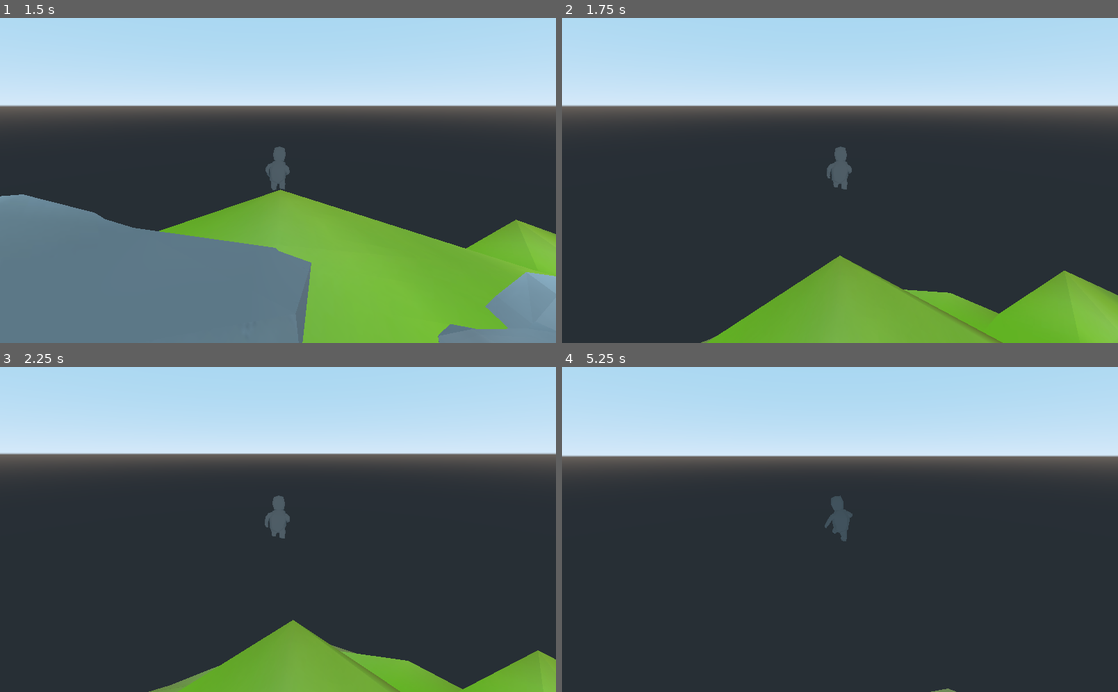
Above: before the commit, frames 1-4 (two rows, left to right).
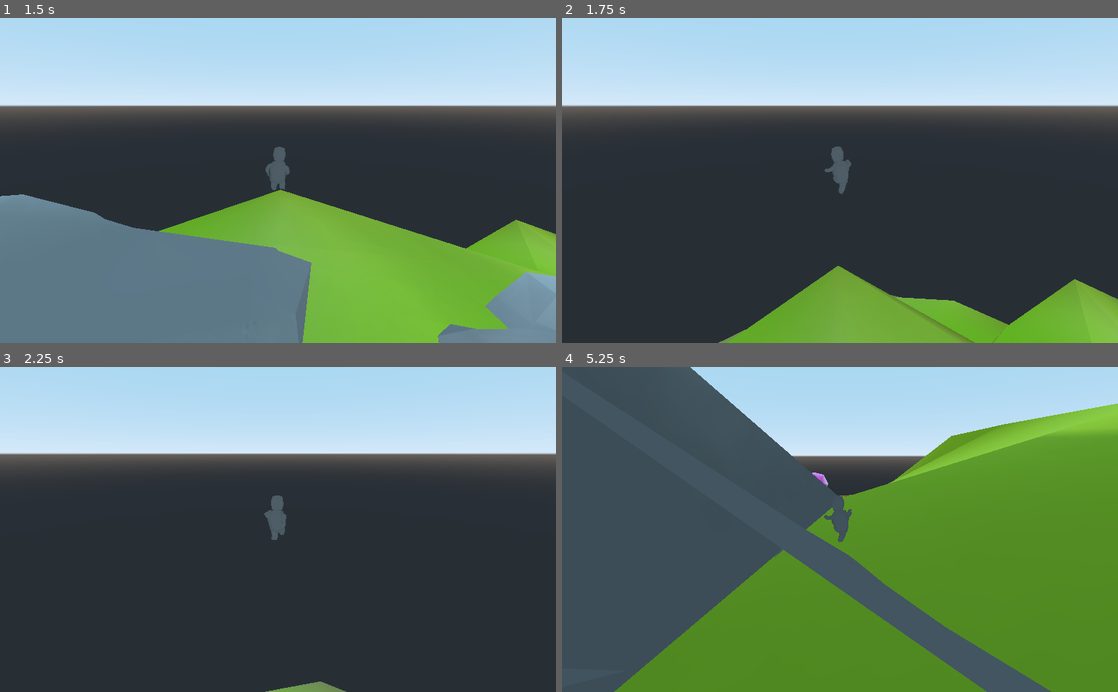
Above: after the commit, the same moments.

Repository: freskoulix/ggj-2021
Game: Godot game, scene res://scenes/RootScene.tscn
The game is run twice, just before and just after one commit, with the same random seed, the same clock (stepped at 60 frames per second) and the same inputs. Sound files missing from this copy of the repository are replaced by a short silence.
Inputs (mouse positions are in pixels of both pictures, inside the frame that each line leads up to):
- Up to frame 1 (1.5 s): click "Let's find out" at 0.5 s; move the mouse to (305, 180) at 1.27 s; hold W (move_forward) from 1.28 s (still down); tap Space (jump) at 1.35 s
- Up to frame 2 (1.75 s): keep holding W (move_forward); tap Space (jump) at 1.52 s
- Up to frame 3 (2.25 s): keep holding W (move_forward); tap Space (jump) at 1.82, 2.1 s; move the mouse to (250, 529) at 2.02 s
- Up to frame 4 (5.25 s): keep holding W (move_forward); tap Space (jump) at 2.27, 2.57, 2.85, 3.6, 3.77, 4.07, 4.35, 4.52, 4.82, 5.1 s; move the mouse to (851, 523) at 2.77 s; move the mouse to (834, 536) at 3.52 s; move the mouse to (878, 532) at 4.27 s; move the mouse to (795, 526) at 5.02 s

Frame 1 is identical in both runs. In frame 2, 2.8% of the frame differs, in the area x 25-100%, y 39-100%; in frame 3, 7.2%; in frame 4, 82%, in the area x 0-100%, y 0-100%.

Commit message:
Added animation loop transition for Jump

Diff:
--- a/scenes/Character.tscn
+++ b/scenes/Character.tscn
@@ -16,7 +16,7 @@
 
 [sub_resource type="AnimationNodeStateMachine" id=5]
 
-[sub_resource type="AnimationNodeStateMachineTransition" id=6]
+[sub_resource type="AnimationNodeStateMachine" id=6]
 
 [sub_resource type="AnimationNodeStateMachineTransition" id=7]
 
@@ -29,20 +29,29 @@
 [sub_resource type="AnimationNodeStateMachineTransition" id=11]
 
 [sub_resource type="AnimationNodeStateMachineTransition" id=12]
+
+[sub_resource type="AnimationNodeStateMachineTransition" id=13]
 switch_mode = 2
 auto_advance = true
 
-[sub_resource type="AnimationNodeStateMachineTransition" id=13]
+[sub_resource type="AnimationNodeStateMachineTransition" id=14]
 auto_advance = true
 
-[sub_resource type="AnimationNodeStateMachineTransition" id=14]
+[sub_resource type="AnimationNodeStateMachineTransition" id=15]
 switch_mode = 2
 auto_advance = true
 
-[sub_resource type="AnimationNodeStateMachineTransition" id=15]
+[sub_resource type="AnimationNodeStateMachineTransition" id=16]
 auto_advance = true
 
-[sub_resource type="AnimationNodeStateMachine" id=16]
+[sub_resource type="AnimationNodeStateMachineTransition" id=17]
+auto_advance = true
+
+[sub_resource type="AnimationNodeStateMachineTransition" id=18]
+switch_mode = 2
+auto_advance = true
+
+[sub_resource type="AnimationNodeStateMachine" id=19]
 states/Idle/node = SubResource( 1 )
 states/Idle/position = Vector2( -870.28, 36.656 )
 states/IdleLoop/node = SubResource( 2 )
@@ -53,17 +62,21 @@
 states/Running/position = Vector2( -635.28, 36.656 )
 states/RunningLoop/node = SubResource( 5 )
 states/RunningLoop/position = Vector2( -423.28, 35.1159 )
-transitions = [ "Idle", "Jump", SubResource( 6 ), "Idle", "Running", SubResource( 7 ), "Running", "Idle", SubResource( 8 ), "Jump", "Idle", SubResource( 9 ), "Running", "Jump", SubResource( 10 ), "Jump", "Running", SubResource( 11 ), "Running", "RunningLoop", SubResource( 12 ), "RunningLoop", "Running", SubResource( 13 ), "Idle", "IdleLoop", SubResource( 14 ), "IdleLoop", "Idle", SubResource( 15 ) ]
+states/StateMachine/node = SubResource( 6 )
+states/StateMachine/position = Vector2( -423.28, 208.656 )
+transitions = [ "Idle", "Jump", SubResource( 7 ), "Idle", "Running", SubResource( 8 ), "Running", "Idle", SubResource( 9 ), "Jump", "Idle", SubResource( 10 ), "Running", "Jump", SubResource( 11 ), "Jump", "Running", SubResource( 12 ), "Running", "RunningLoop", SubResource( 13 ), "RunningLoop", "Running", SubResource( 14 ), "Idle", "IdleLoop", SubResource( 15 ), "IdleLoop", "Idle", SubResource( 16 ), "StateMachine", "Jump", SubResource( 17 ), "Jump", "StateMachine", SubResource( 18 ) ]
 start_node = "Idle"
 graph_offset = Vector2( -1026.28, 5.19606 )
 
-[sub_resource type="AnimationNodeStateMachinePlayback" id=17]
+[sub_resource type="AnimationNodeStateMachinePlayback" id=20]
 
-[sub_resource type="AnimationNodeStateMachinePlayback" id=18]
+[sub_resource type="AnimationNodeStateMachinePlayback" id=21]
 
-[sub_resource type="AnimationNodeStateMachinePlayback" id=19]
+[sub_resource type="AnimationNodeStateMachinePlayback" id=22]
 
-[sub_resource type="CapsuleShape" id=20]
+[sub_resource type="AnimationNodeStateMachinePlayback" id=23]
+
+[sub_resource type="CapsuleShape" id=24]
 
 [node name="Root" type="Spatial"]
 
@@ -77,18 +90,19 @@
 playback_process_mode = 0
 
 [node name="AnimationTree" type="AnimationTree" parent="Player/PlayerModel"]
-tree_root = SubResource( 16 )
+tree_root = SubResource( 19 )
 anim_player = NodePath("../AnimationPlayer")
 active = true
 process_mode = 0
 root_motion_track = NodePath("Armature/Skeleton:root_motion")
-parameters/playback = SubResource( 17 )
-parameters/IdleLoop/playback = SubResource( 18 )
-parameters/RunningLoop/playback = SubResource( 19 )
+parameters/playback = SubResource( 20 )
+parameters/IdleLoop/playback = SubResource( 21 )
+parameters/RunningLoop/playback = SubResource( 22 )
+parameters/StateMachine/playback = SubResource( 23 )
 
 [node name="CollisionShape" type="CollisionShape" parent="Player"]
 transform = Transform( 0.05, 0, 0, 0, -8.14603e-09, -0.05, 0, 0.05, -8.14603e-09, 0, 0.05, 0 )
-shape = SubResource( 20 )
+shape = SubResource( 24 )
 
 [node name="RootMotionView" type="RootMotionView" parent="Player"]
 transform = Transform( 1, 0, 0, 0, 1, 0, 0, 0, 1, 0, -0.05, 0 )
--- a/scripts/Character.gd
+++ b/scripts/Character.gd
@@ -144,9 +144,13 @@
 			return
 		"jump":
 			if not on_air and not in_motion:
+				animation_player.stop(true)
+				animation_player.clear_queue()
 				state_machine.travel("Idle")
 				characterState = "idle"
 			elif not on_air and in_motion:
+				animation_player.stop(true)
+				animation_player.clear_queue()
 				state_machine.travel("Running")
 				characterState = "running"
 			return
Not shown: 1 places in scenes/Character.tscn that only renumber resources
